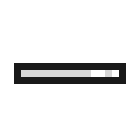
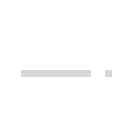
Layer changes from the first 140x140 image to the second:
painted on "Layer" over [14, 63, 126, 84]
